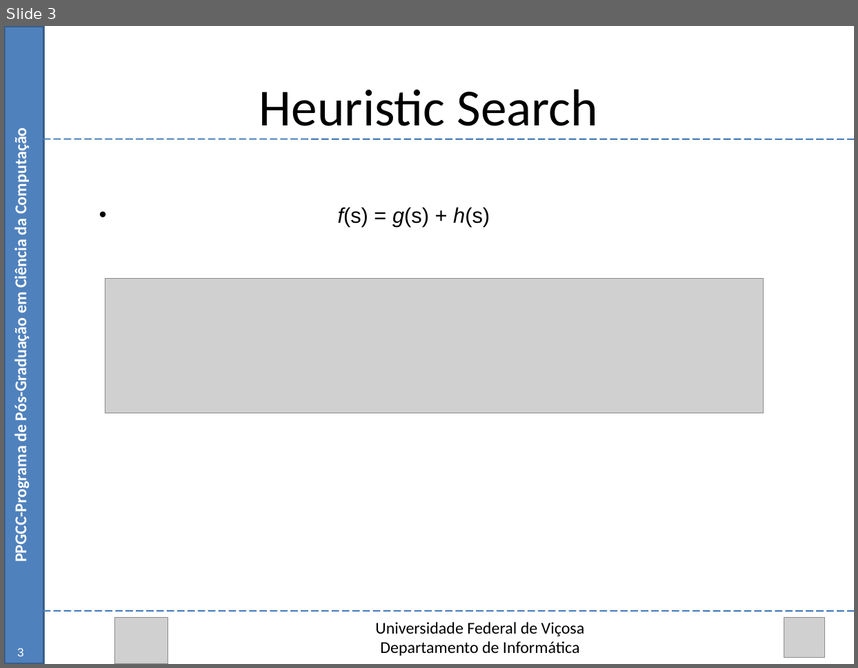
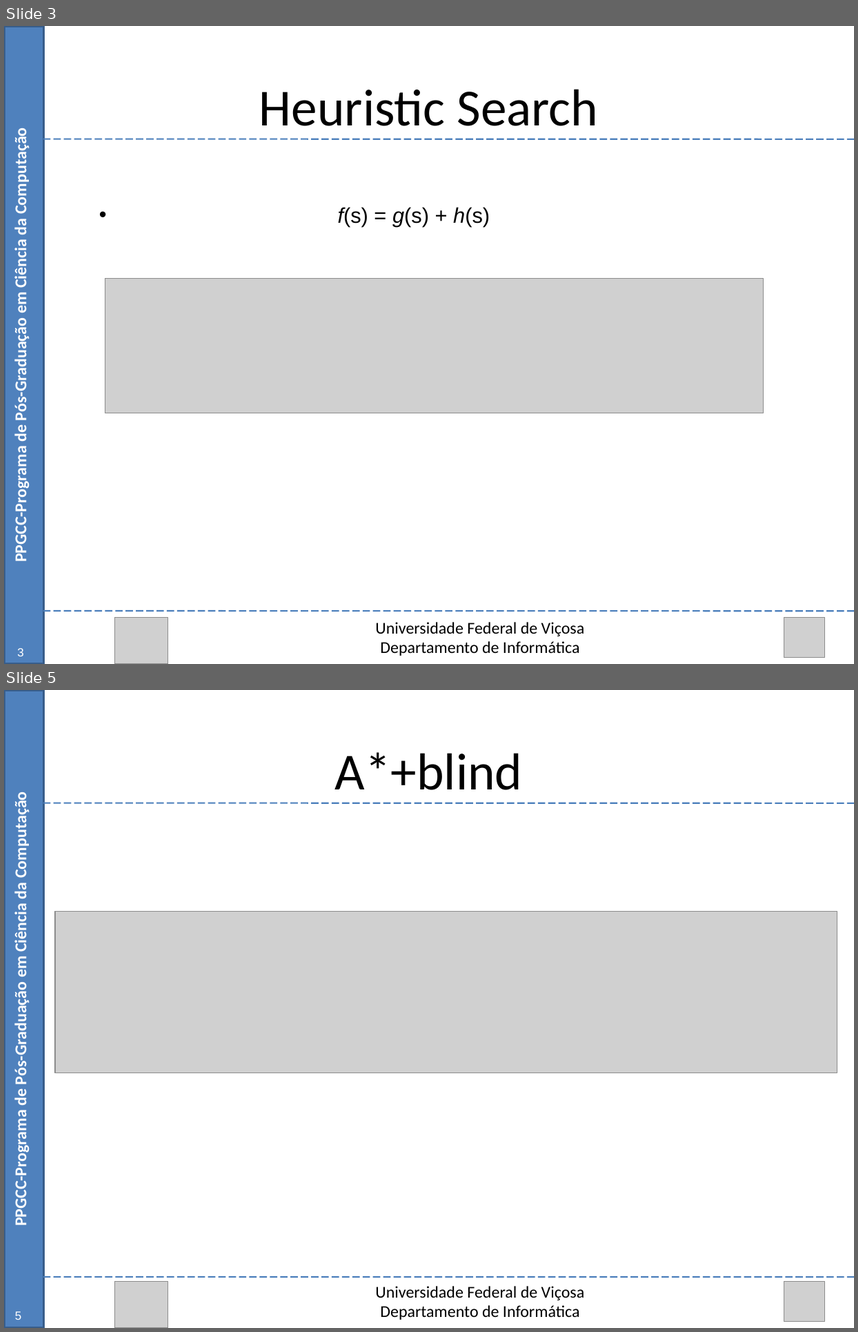
Before and after one commit to Marvinsky/research-marvin, a slide deck: latex/odp/dissertation_v4.odp. Shown one above the other, each under a label of ours: slide 3 before the commit, slides 3 and 5 after it; the slides between them are not shown. The pictures are 858x668 and 858x1332 pixels, drawn with LibreOffice and Linux fonts; fonts in the diff are those of the drawing; grey boxes stand for pictures. Boxes give left, top, right and bottom in pixels: in the first picture for what was removed or moved away, otherwise in the second. Text is boxed around its words. In the diff, an @@ line names an element or a change of style, - is before the commit and + after.

```diff
--- a/latex/odp/dissertation_v4.odp
+++ b/latex/odp/dissertation_v4.odp
@@ slide 5 added at (4, 690, 854, 1328), background #FFFFFF @@
@@ rectangle added at (4, 690, 44, 1328), fill #4F81BD, outline #385D8A 2.01 pt @@
@@ text added at (335, 752, 523, 790), 44 pt, text #000000 @@
+A*+blind
@@ text added at (10, 800, 30, 1223), 14 pt, text #FFFFFF, bold @@
+PPGCC-Programa de Pós-Graduação em Ciência da Computação
@@ line added from (44, 803) to (854, 803), #4A7EBB 1.25 pt @@
@@ picture added at (55, 911, 837, 1072) @@
@@ line added from (44, 1276) to (854, 1276), #4A7EBB 1.25 pt @@
@@ picture added at (114, 1281, 168, 1328) @@
@@ text added at (375, 1285, 585, 1319), 14 pt, text #000000 @@
+Universidade Federal de Viçosa
+Departamento de Informática
@@ picture added at (784, 1281, 824, 1321) @@
@@ page number added at (15, 1311, 22, 1319), 10 pt, text #FFFFFF @@
+5
```
Also in this commit, not shown: 12 slides changed, 6 other slides added.
